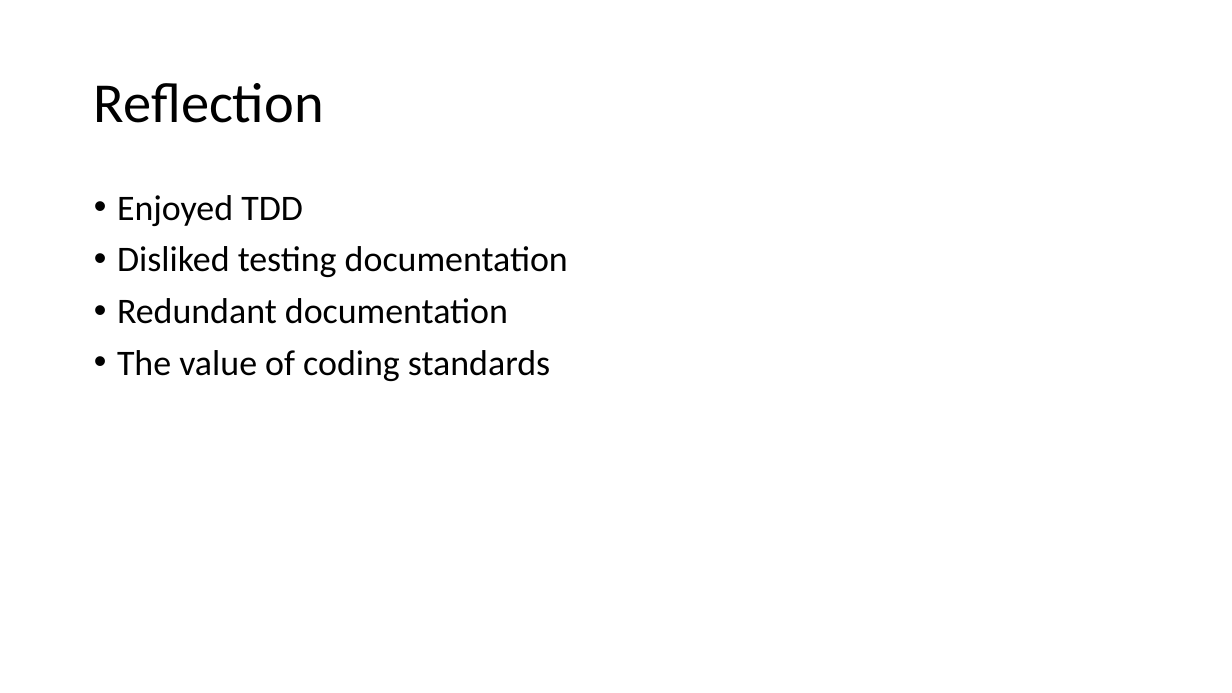
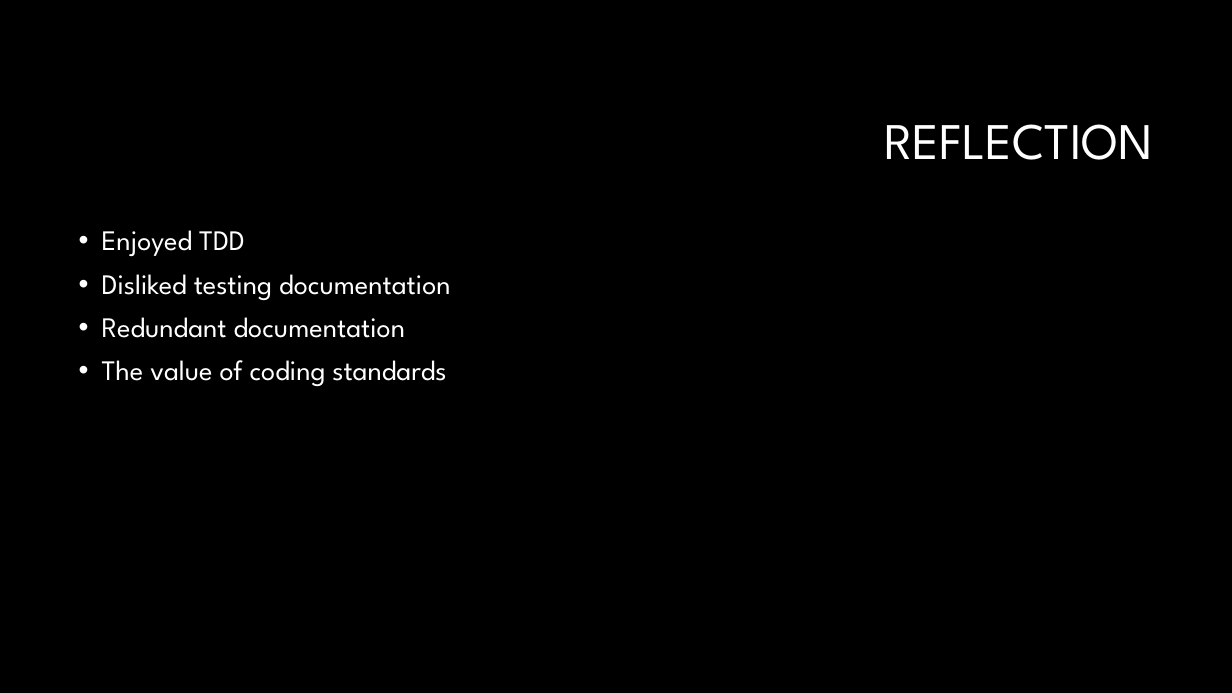
Before and after one commit to AndreasRichardsen/gtl_project, a slide deck: slide 22 of presentation material/Exam Presentation.pptx. Drawn at 1232x693 pixels with LibreOffice and Linux fonts; fonts in the diff are those of the drawing; background and template pictures are left out. Boxes give left, top, right and bottom in pixels: in the first picture for what was removed or moved away, otherwise in the second. Text is boxed around its words. In the diff, an @@ line names an element or a change of style, - is before the commit and + after.

```diff
--- a/presentation material/Exam Presentation.pptx
+++ b/presentation material/Exam Presentation.pptx
@@ background #FFFFFF to #000000 @@
@@ title at bbox=[884, 124, 1153, 160]: text changed; size 44 to 40 pt; font Calibri to League Spartan; text colour #000000 to #FFFFFF @@
-Reflection
+REFLECTION
@@ text "Enjoyed TDD": place and size @@
-text "Enjoyed TDD" at bbox=[117, 195, 568, 381]
+text "Enjoyed TDD" at bbox=[102, 230, 450, 386]
@@ text "Enjoyed TDD" at bbox=[102, 230, 450, 386]: size 28 to 22 pt, font Calibri to League Spartan, text colour #000000 to #FFFFFF @@
```
Also in this commit, not shown: 19 other slides changed, 2 slides added, 2 slides removed.
